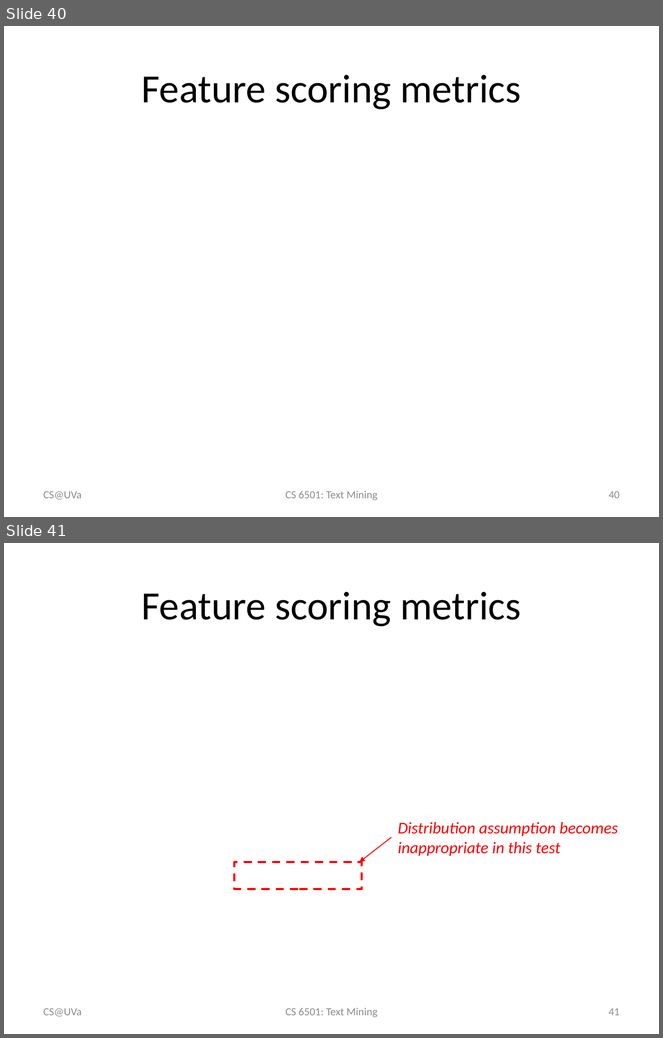
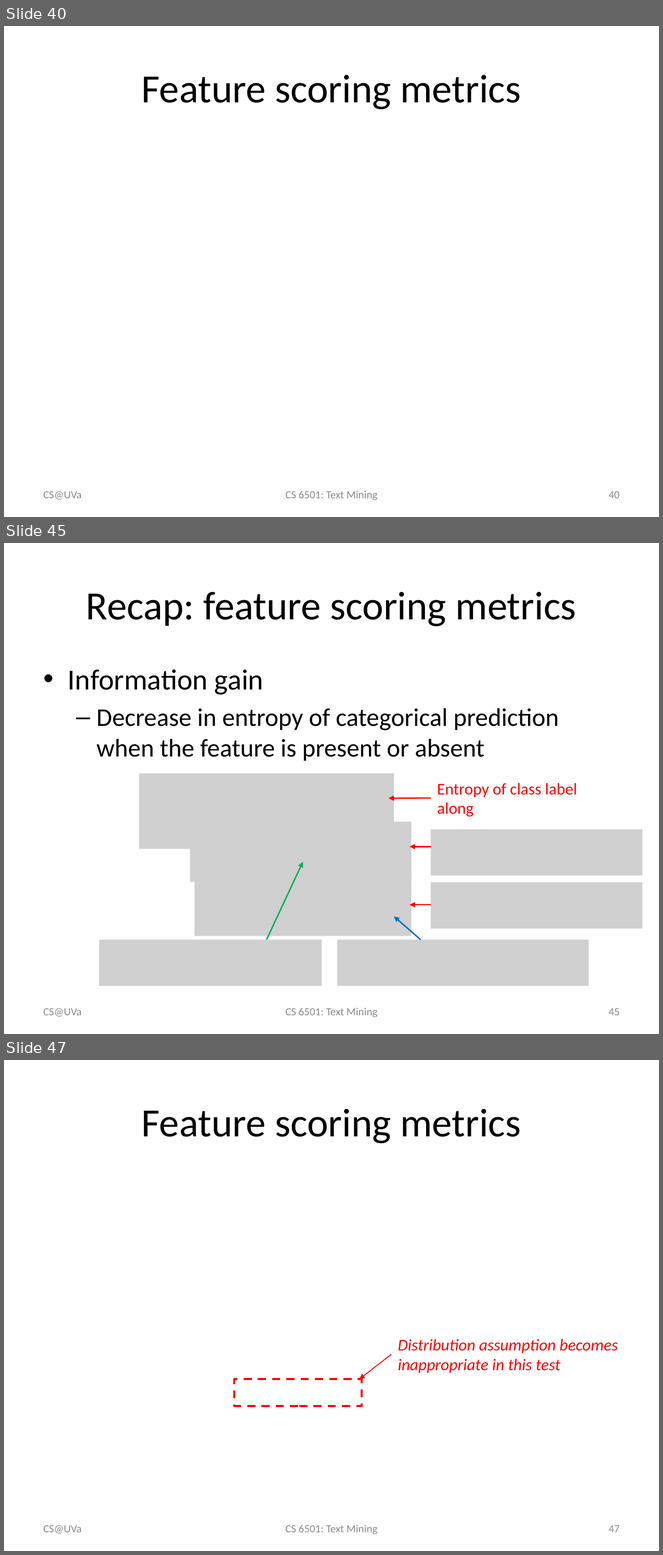
Before and after one commit to wang296/CS6501-Text-Mining, a slide deck: docs/TextCategorization.pptx. Shown one above the other, each under a label of ours: slides 40 and 41 before the commit, slides 40, 45 and 47 after it; the slides between them are not shown. The pictures are 663x1038 and 663x1555 pixels, drawn with LibreOffice and Linux fonts; fonts in the diff are those of the drawing; grey boxes stand for pictures. Boxes give left, top, right and bottom in pixels: in the first picture for what was removed or moved away, otherwise in the second. Text is boxed around its words. In the diff, an @@ line names an element or a change of style, - is before the commit and + after.

```diff
--- a/docs/TextCategorization.pptx
+++ b/docs/TextCategorization.pptx
@@ slide 45 added at (4,543,659,1034), background #FFFFFF @@
@@ title added at (86,592,577,627), 44 pt, text #000000 @@
+Recap: feature scoring metrics
@@ text added at (68,669,559,761), 28 pt, text #000000 @@
+• Information gain
+  – Decrease in entropy of categorical prediction when the feature is present or absent
@@ picture added at (139,774,394,849) @@
@@ text added at (437,783,578,817), 18 pt, text #FF0000 @@
+Entropy of class label along
@@ arrow added from (431, 798) to (389, 798), #FF0000 1.5 pt @@
@@ picture added at (190,822,412,883) @@
@@ picture added at (431,830,643,876) @@
@@ arrow added from (431, 847) to (410, 847), #FF0000 1.5 pt @@
@@ arrow added from (267, 940) to (303, 862), #00B050 1.5 pt @@
@@ picture added at (195,876,412,937) @@
@@ picture added at (431,883,643,929) @@
@@ arrow added from (421, 940) to (394, 916), #0070C0 1.5 pt @@
@@ arrow added from (431, 905) to (410, 905), #FF0000 1.5 pt @@
@@ picture added at (99,940,322,987) @@
@@ picture added at (337,940,589,987) @@
@@ text added at (44,1008,82,1017), 12 pt, text #8C8C8C @@
+CS@UVa
@@ text added at (285,1008,377,1018), 12 pt, text #8C8C8C @@
+CS 6501: Text Mining
@@ page number added at (609,1008,620,1016), 12 pt, text #8C8C8C @@
+45
@@ what was slide 41 is now slide 47 @@
@@ page number at (609,1525,620,1533): text changed @@
-41
+47
```
Also in this commit, not shown: 1 slide changed, 5 other slides added, 5 other files.
